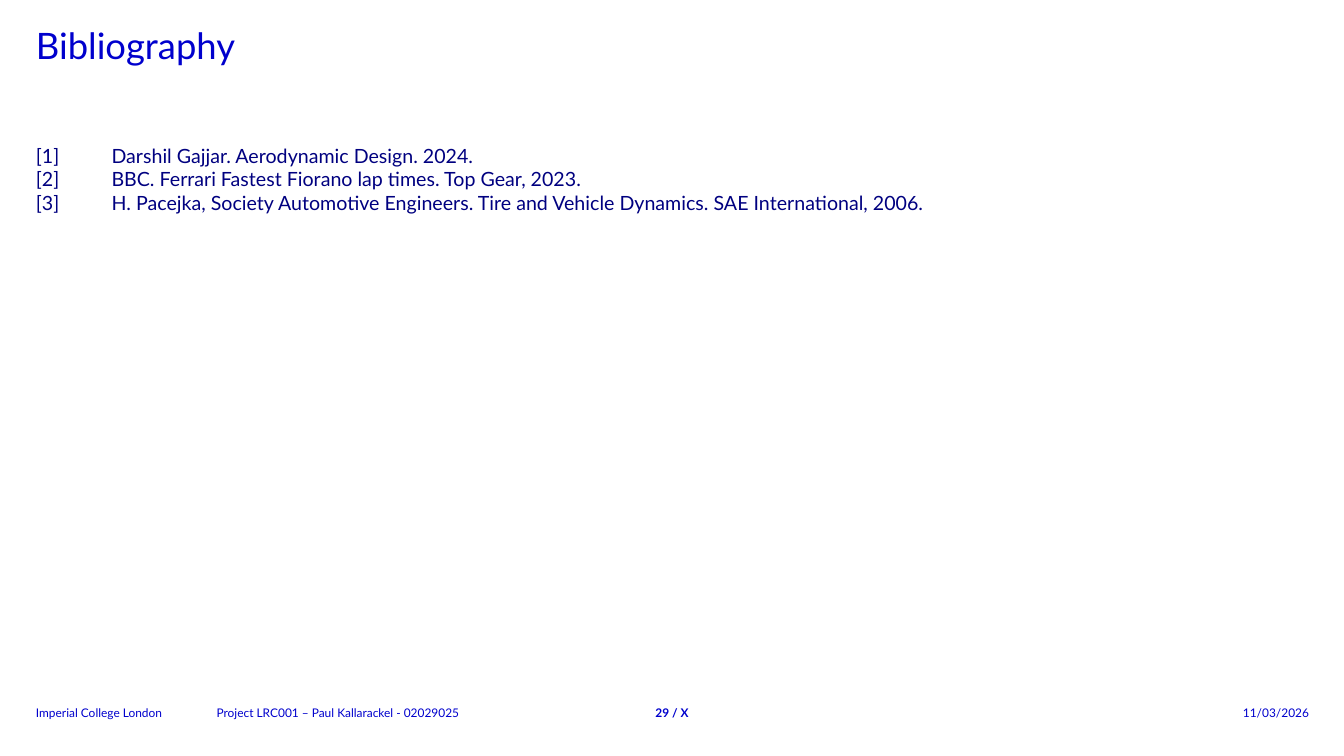
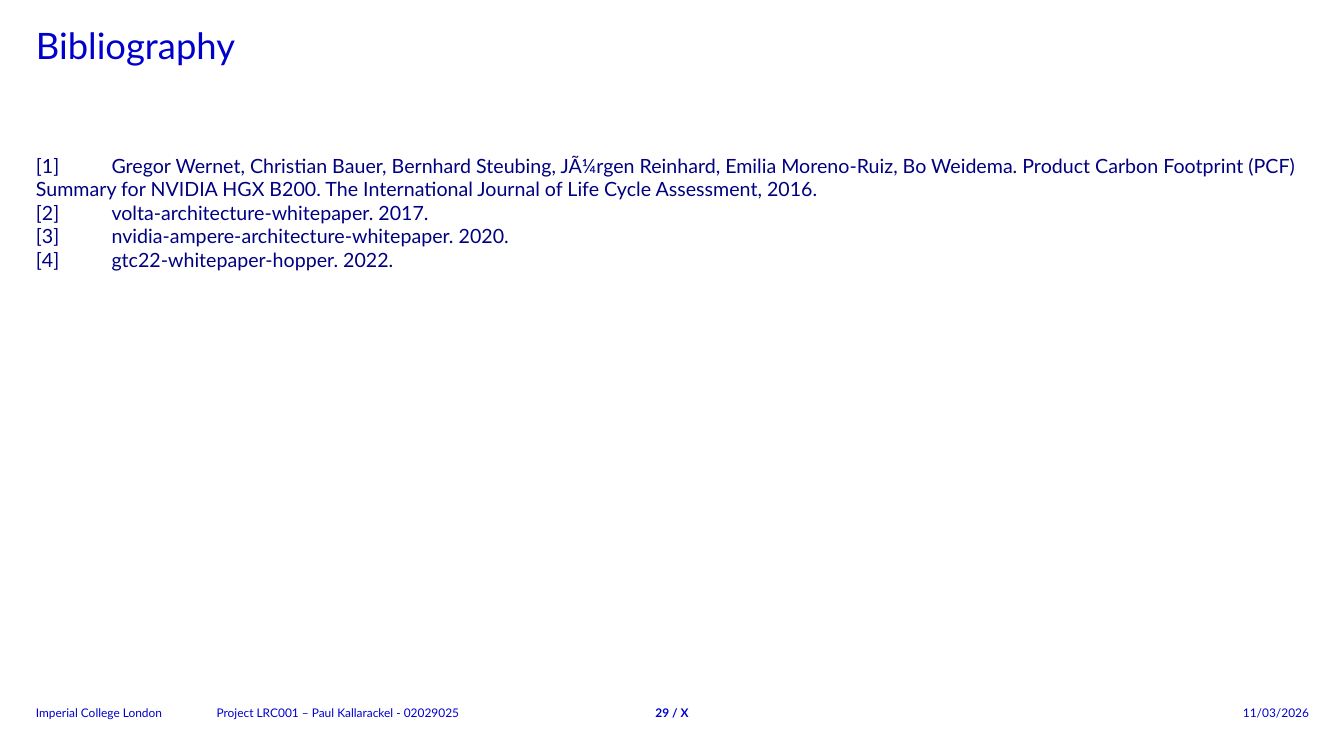
Before and after one commit to krackalackel02/FYP-Interim, a slide deck: slide 29 of Interim.pptm. Drawn at 1344x756 pixels with LibreOffice and Linux fonts; fonts in the diff are those of the drawing. Boxes give left, top, right and bottom in pixels: in the first picture for what was removed or moved away, otherwise in the second. Text is boxed around its words. In the diff, an @@ line names an element or a change of style, - is before the commit and + after.

```diff
--- a/Interim.pptm
+++ b/Interim.pptm
@@ text at [36,156,1294,271]: text changed @@
-[1] Darshil Gajjar. Aerodynamic Design. 2024.
-[2] BBC. Ferrari Fastest Fiorano lap times. Top Gear, 2023.
-[3] H. Pacejka, Society Automotive Engineers. Tire and Vehicle Dynamics. SAE International, 2006.
+[1] Gregor Wernet, Christian Bauer, Bernhard Steubing, JÃ¼rgen Reinhard, Emilia Moreno-Ruiz, Bo Weidema. Product Carbon Footprint (PCF) Summary for NVIDIA HGX B200. The International Journal of Life Cycle Assessment, 2016.
+[2] volta-architecture-whitepaper. 2017.
+[3] nvidia-ampere-architecture-whitepaper. 2020.
+[4] gtc22-whitepaper-hopper. 2022.
```
Also in this commit, not shown: 1 other slide changed, 7 other files.
